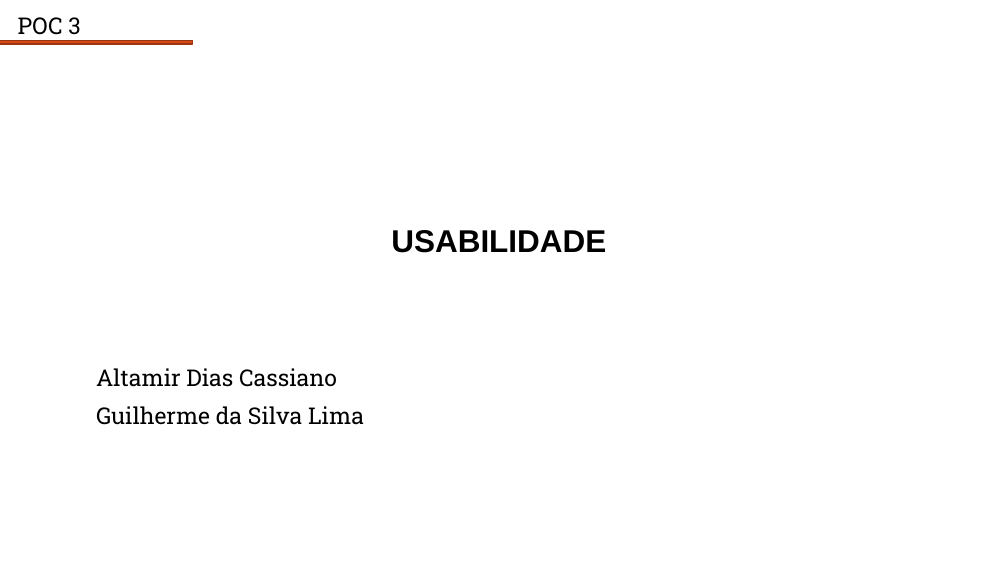
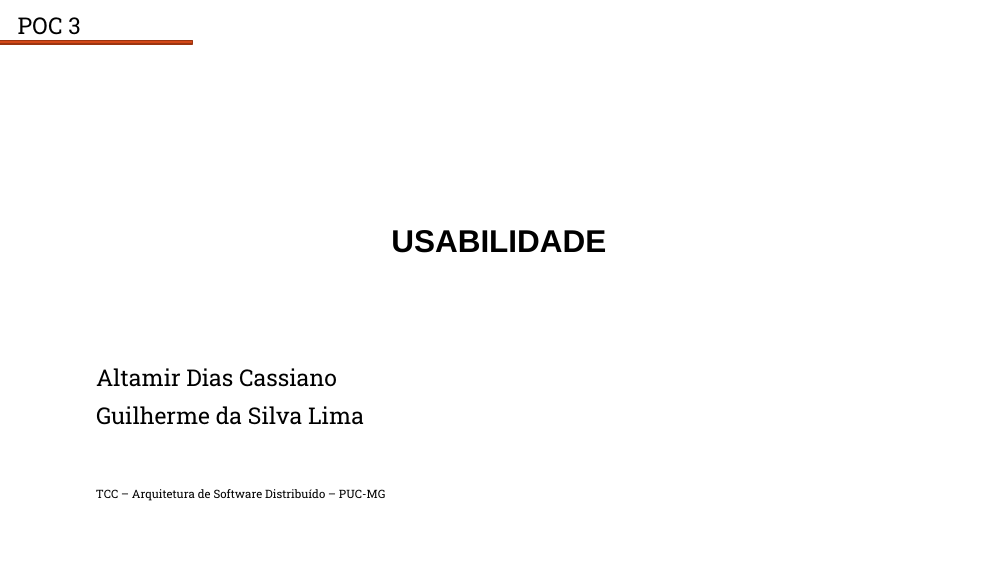
Before and after one commit to altamirdiascassiano/TCC-PUC, a slide deck: slide 1 of arquivos/poc/slides/POC3-Usabilidade.pptx. Drawn at 1008x567 pixels with LibreOffice and Linux fonts; fonts in the diff are those of the drawing; background and template pictures are left out. Boxes give left, top, right and bottom in pixels: in the first picture for what was removed or moved away, otherwise in the second. Text is boxed around its words. In the diff, an @@ line names an element or a change of style, - is before the commit and + after.

Commit message:
Adicionado POC3 - Usabilidade

```diff
--- a/arquivos/poc/slides/POC3-Usabilidade.pptx
+++ b/arquivos/poc/slides/POC3-Usabilidade.pptx
@@ text added at box(96, 489, 386, 501), 11 pt, text #000000 @@
+TCC – Arquitetura de Software Distribuído – PUC-MG
```
Also in this commit, not shown: 1 other file.
